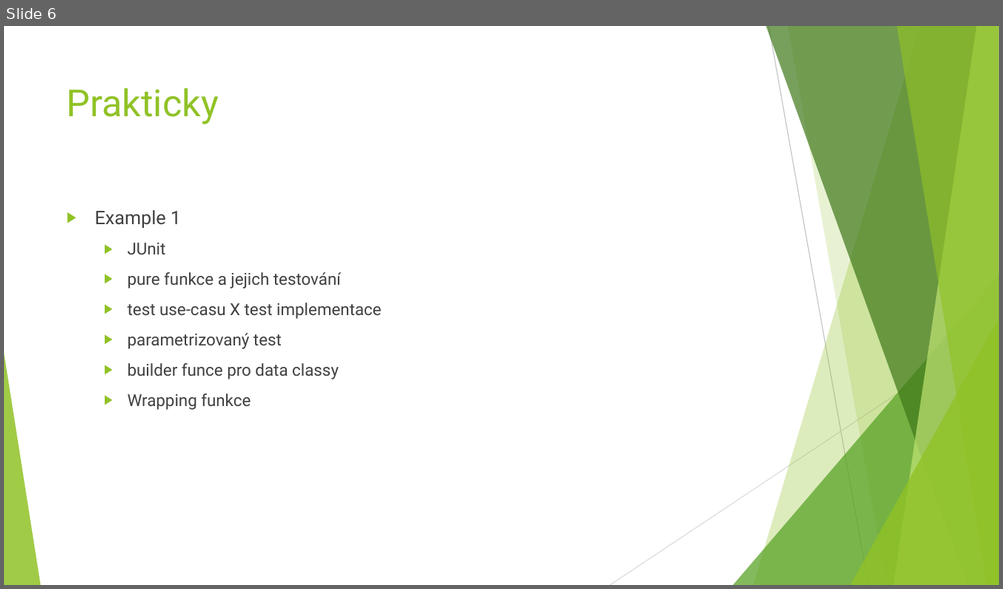
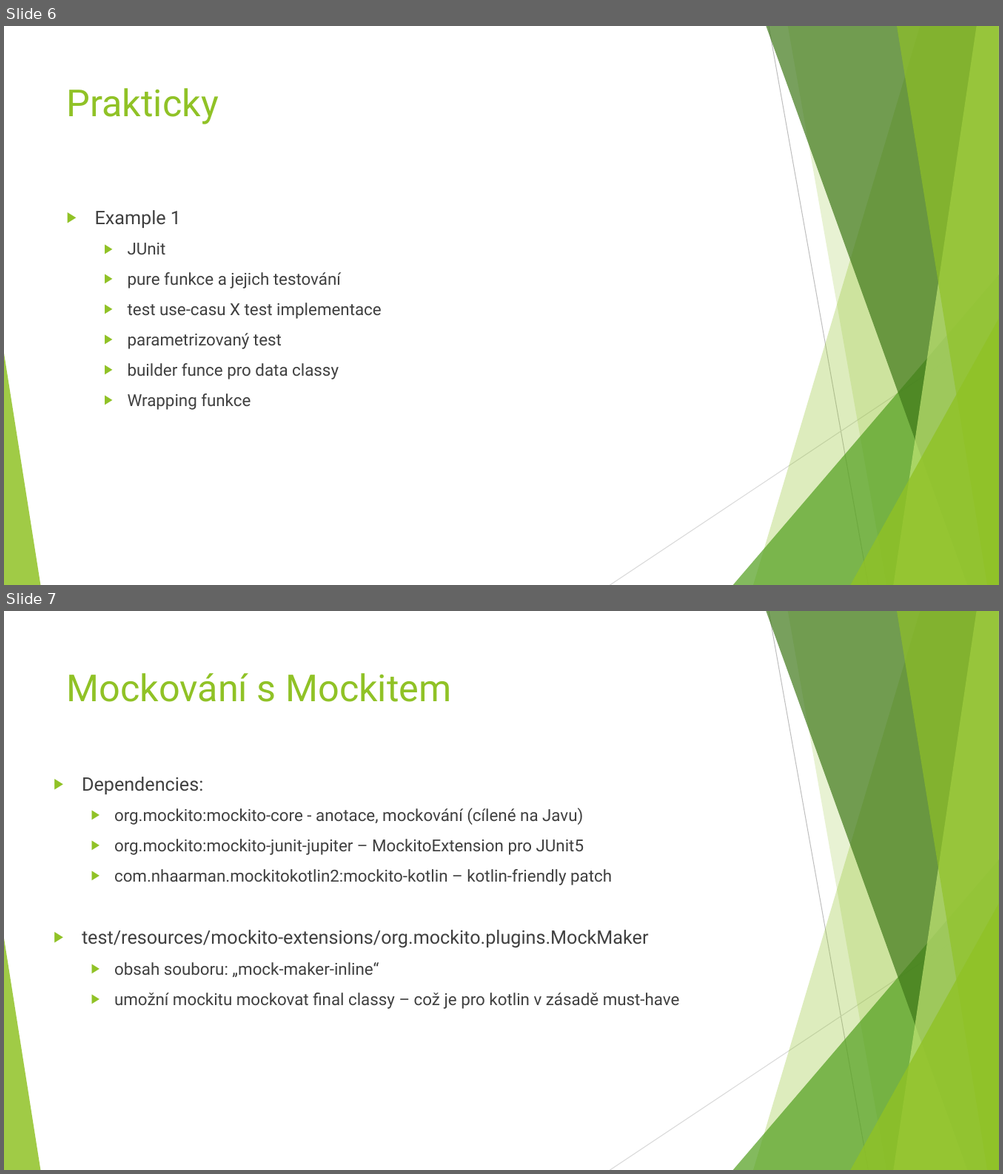
Before and after one commit to linhartJ/about-testing, a slide deck: doc/unit-testing-prezentace.pptx. Shown one above the other, each under a label of ours: slide 6 before the commit, slides 6 and 7 after it. The pictures are 1003x589 and 1003x1174 pixels, drawn with LibreOffice and Linux fonts; fonts in the diff are those of the drawing. Boxes give left, top, right and bottom in pixels: in the first picture for what was removed or moved away, otherwise in the second. Text is boxed around its words. In the diff, an @@ line names an element or a change of style, - is before the commit and + after.

```diff
--- a/doc/unit-testing-prezentace.pptx
+++ b/doc/unit-testing-prezentace.pptx
@@ slide 7 added at bbox=[4, 611, 999, 1170], background #FFFFFF; not listed: 10 template elements that a slide beside it also shows @@
@@ title added at bbox=[67, 673, 451, 702], 36 pt, text #90C226 @@
+Mockování s Mockitem
@@ text added at bbox=[82, 777, 680, 1009], 16 pt, text #404040 @@
+▶ Dependencies:
+  ▶ org.mockito:mockito-core - anotace, mockování (cílené na Javu)
+  ▶ org.mockito:mockito-junit-jupiter – MockitoExtension pro JUnit5
+  ▶ com.nhaarman.mockitokotlin2:mockito-kotlin – kotlin-friendly patch
+▶ test/resources/mockito-extensions/org.mockito.plugins.MockMaker
+  ▶ obsah souboru: „mock-maker-inline“
+  ▶ umožní mockitu mockovat final classy – což je pro kotlin v zásadě must-have
```
Also in this commit, not shown: 4 other slides added, 5 other files.
